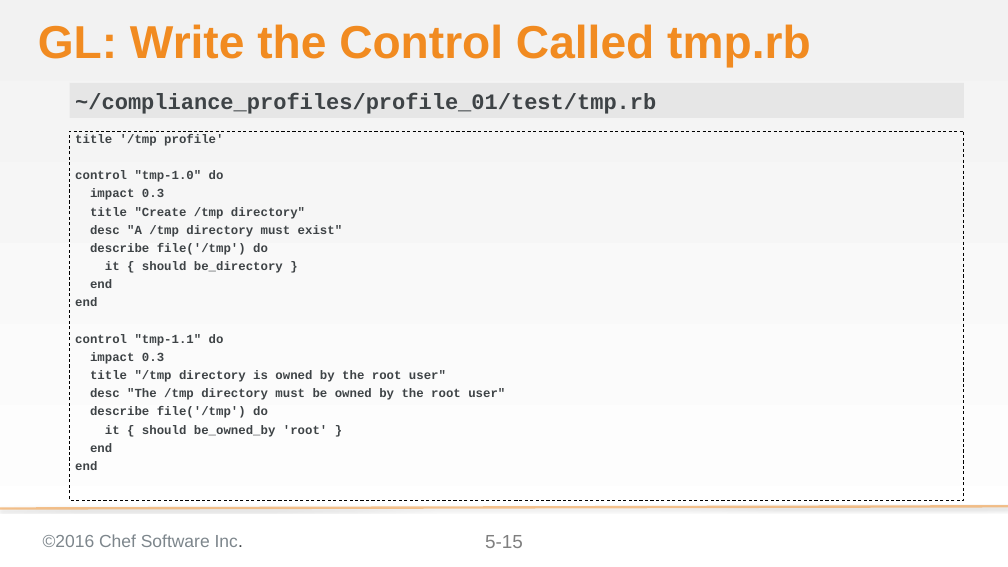
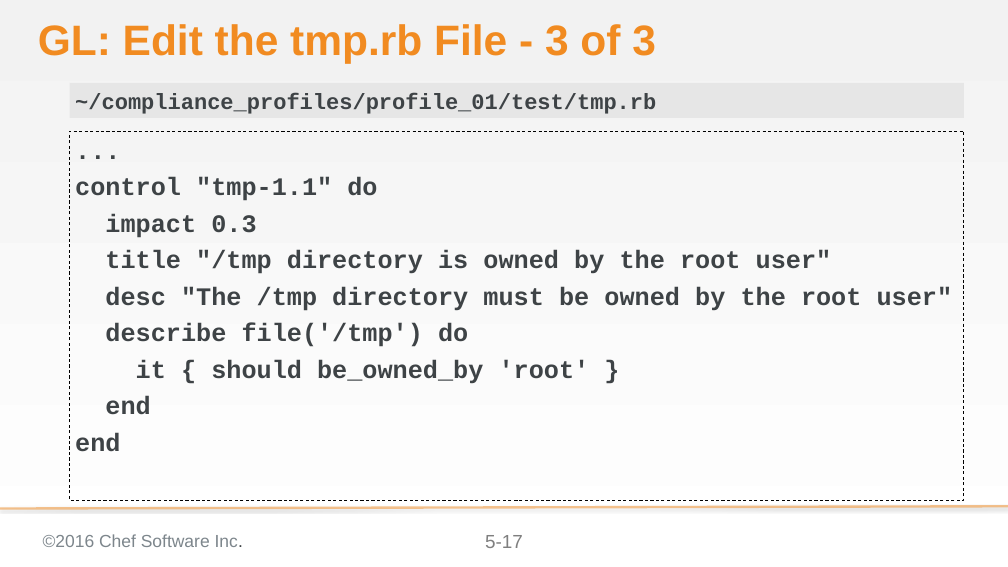
Before and after one commit to bchamby/chef-compliance-installation-configuration-operation, a slide deck: slide 17 of 05-creating-custom-profiles.pptx (slide 15 before the commit). Drawn at 1008x567 pixels with LibreOffice and Linux fonts; fonts in the diff are those of the drawing; background and template pictures are left out. Boxes give left, top, right and bottom in pixels: in the first picture for what was removed or moved away, otherwise in the second. Text is boxed around its words. In the diff, an @@ line names an element or a change of style, - is before the commit and + after.

Commit message:
Rewrote 05-creating-custom-profiles to suppoet inspec 0.14.2. Still need to add the new profile upload procedure

```diff
--- a/05-creating-custom-profiles.pptx
+++ b/05-creating-custom-profiles.pptx
@@ title at box(38, 24, 656, 63): text changed; size 58.7 to 54 pt @@
-GL: Write the Control Called tmp.rb
+GL: Edit the tmp.rb File - 3 of 3
@@ text at box(75, 134, 343, 306): text changed; size 15.7 to 32 pt @@
-title '/tmp profile'
-control "tmp-1.0" do
-impact 0.3
-title "Create /tmp directory"
-desc "A /tmp directory must exist"
-describe file('/tmp') do
-it { should be_directory }
-end
-end
+...
@@ text at box(75, 177, 953, 452): size 15.7 to 32 pt; line spacing 0.8 to 1 @@
@@ page number at box(485, 535, 523, 548): text changed @@
-5-15
+5-17
```
Also in this commit, not shown: 3 other slides changed, 16 slides added, 21 slides removed.
